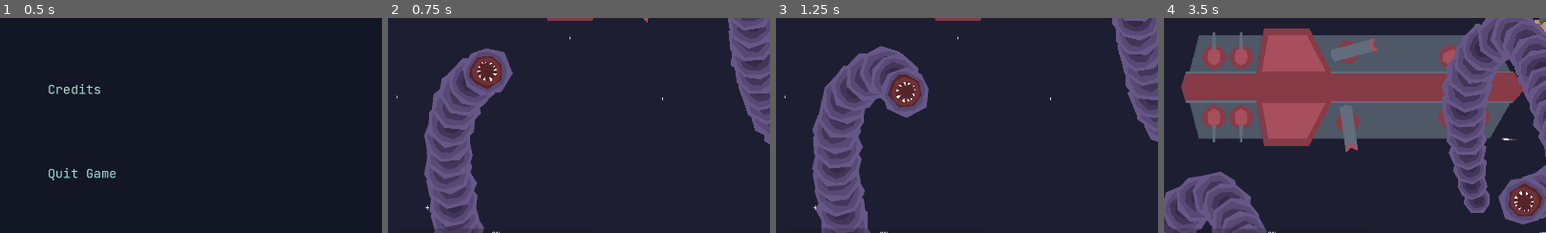
Above: before the commit, frames 1-4 (left to right).
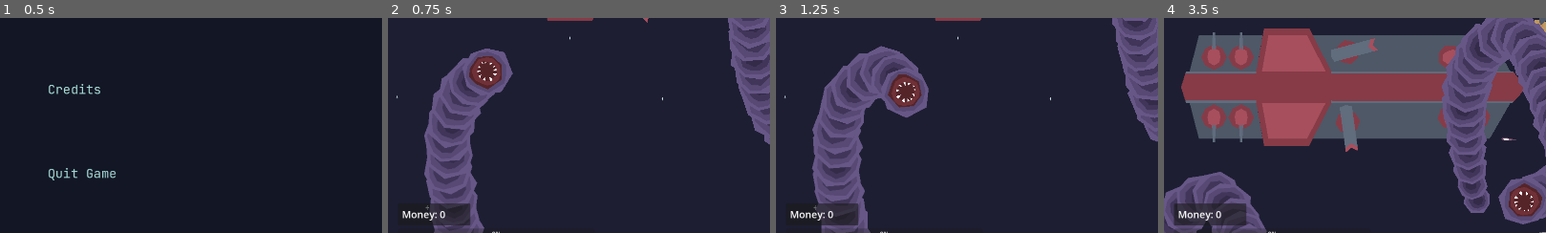
Above: after the commit, the same moments.

Repository: antax02/Ludum-Dare-58
Game: Godot game, scene res://scenes/ui/main_menu.tscn
Same seed, same stepped clock (60 frames per second), same inputs: the game is played once before the commit and once after it. The engine's default icon, where the game draws it, is replaced by a stand-in: a white triangle on a blue panel in a dark square.
Inputs (mouse positions are % of the whole screen's width and height, from its top left):
- Up to frame 1 (0.5 s): no input
- Up to frame 2 (0.75 s): click "Start" at 0.5 s
- Up to frame 3 (1.25 s): no input
- Up to frame 4 (3.5 s): move the mouse to (72, 45) at 1.27 s; hold Space (thrust) 1.28-2.03 s; hold Right mouse button (dash) 1.28-2.03 s; move the mouse to (30, 55) at 2.02 s; click (30, 55) at 2.1 s; move the mouse to (60, 28) at 2.77 s; hold Space (thrust) from 2.78 s (still down); hold Right mouse button (dash) from 2.78 s (still down)
The pictures show only the part of the screen within x 0-50%, y 46-96%; the shares and areas given below are measured in that part.

Frame 1 is identical in both runs. In frame 2, 1.2% of the frame differs, in the area x 3-22%, y 86-97%; in frame 3, 1.2%; in frame 4, 1.9%, in the area x 2-22%, y 86-97%.

Commit message:
Refactor money counter update to use SignalBus
Replaced direct signal emission for counter updates in base_enemy.gd with SignalBus usage for better global signal management. Updated wallet UI to connect to the new SignalBus signal and improved money display formatting. Added Wallet node to level_1 scene and cleaned up resource references.

Diff:
--- a/scenes/levels/level_1.tscn
+++ b/scenes/levels/level_1.tscn
@@ -11,12 +11,10 @@
 [ext_resource type="PackedScene" uid="uid://b1jmqixrhgh6r" path="res://scenes/ui/death.tscn" id="9_x2xxo"]
 [ext_resource type="PackedScene" uid="uid://bu470xwrb73hy" path="res://scenes/levels/next_level/exit_zone.tscn" id="10_2cbcq"]
 [ext_resource type="PackedScene" path="res://scenes/enemies/bosses/boss_area.tscn" id="12_iav0o"]
-[ext_resource type="PackedScene" path="res://scenes/ui/boss_ui.tscn" id="13_dnkej"]
-[ext_resource type="PackedScene" uid="uid://bji4jx6ej8fyj" path="res://scenes/ui/wallet.tscn" id="13_mm8aj"]
-[ext_resource type="PackedScene" uid="uid://7c5qgpswgyxg" path="res://scenes/ui/health_bar.tscn" id="14_mm8aj"]
-[ext_resource type="PackedScene" uid="uid://cu6vgbilb3rsy" path="res://scenes/enemies/bosses/boss_area.tscn" id="12_iav0o"]
 [ext_resource type="PackedScene" uid="uid://hr1d8w7fnfbl" path="res://scenes/ui/boss_ui.tscn" id="13_dnkej"]
 [ext_resource type="PackedScene" uid="uid://cxhsht6ng72y8" path="res://void_worm.tscn" id="13_mm8aj"]
+[ext_resource type="PackedScene" uid="uid://7c5qgpswgyxg" path="res://scenes/ui/health_bar.tscn" id="14_mm8aj"]
+[ext_resource type="PackedScene" uid="uid://bji4jx6ej8fyj" path="res://scenes/ui/wallet.tscn" id="15_wtwp4"]
 
 [node name="Level1" type="Node2D"]
 
@@ -57,5 +55,8 @@
 
 [node name="Death" parent="CanvasLayer" groups=["death"] instance=ExtResource("9_x2xxo")]
 visible = false
+
 [node name="VoidWorm" parent="." instance=ExtResource("13_mm8aj")]
 position = Vector2(-753, 407)
+
+[node name="Wallet" parent="." instance=ExtResource("15_wtwp4")]
--- a/scripts/enemies/base_enemy.gd
+++ b/scripts/enemies/base_enemy.gd
@@ -46,7 +46,8 @@
 	if health <= 0:
 		MoneyManager.money += destruction_value
 		print(MoneyManager.money)
-		emit_signal("counter_update")
+		#emit_signal("counter_update")
+		SignalBus.counter_update.emit()
 		queue_free()
 
 func _physics_process(delta):
--- a/scripts/global/signal_bus.gd
+++ b/scripts/global/signal_bus.gd
@@ -1,3 +1,4 @@
 extends Node
 
 signal update_boss_ui(state)
+signal counter_update()
--- a/scripts/ui/wallet.gd
+++ b/scripts/ui/wallet.gd
@@ -1,13 +1,14 @@
 extends CanvasLayer
 
 @onready var label = $MarginContainer/VBoxContainer/PanelContainer/MarginContainer/coin_count
-signal counter_update
+
 
 func _ready() -> void:
 	money_count()
+	SignalBus.counter_update.connect(_on_counter_update)
 
 func _on_counter_update() -> void:
 	money_count()
 
 func money_count():
-	label.text = str(MoneyManager.money)
+	label.text = "Money: " + str(MoneyManager.money)
Not shown: 1 places in scenes/levels/level_1.tscn that only renumber resources
Not shown: 1 places in scenes/ui/boss_ui.tscn that only renumber resources
